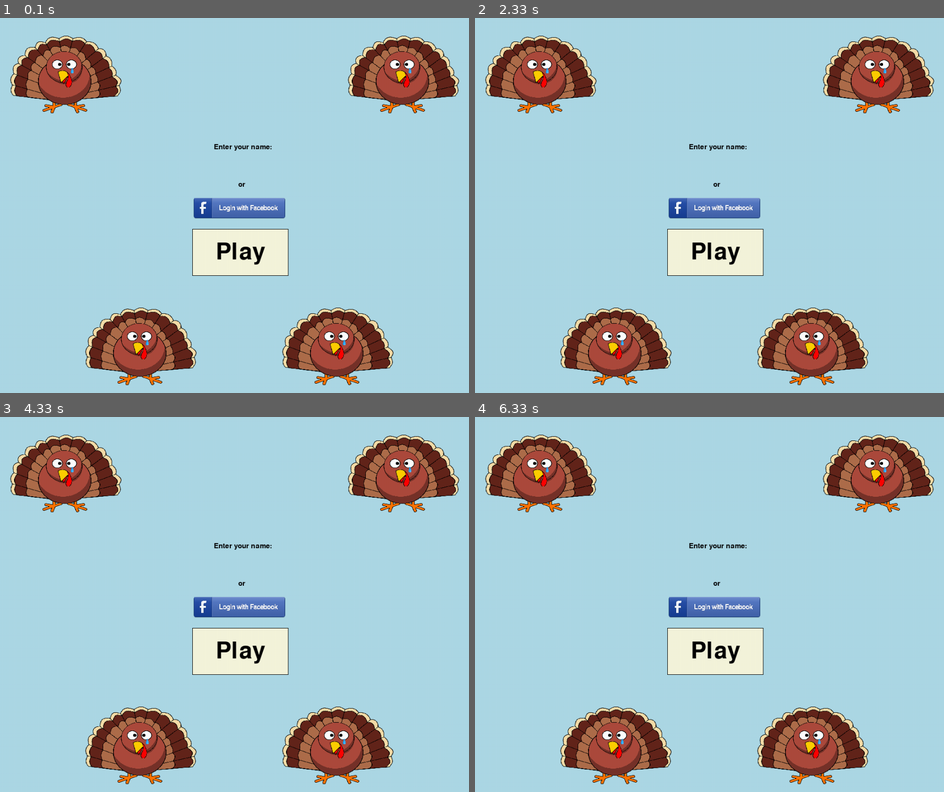
Above: before the commit, frames 1-4 (two rows, left to right).
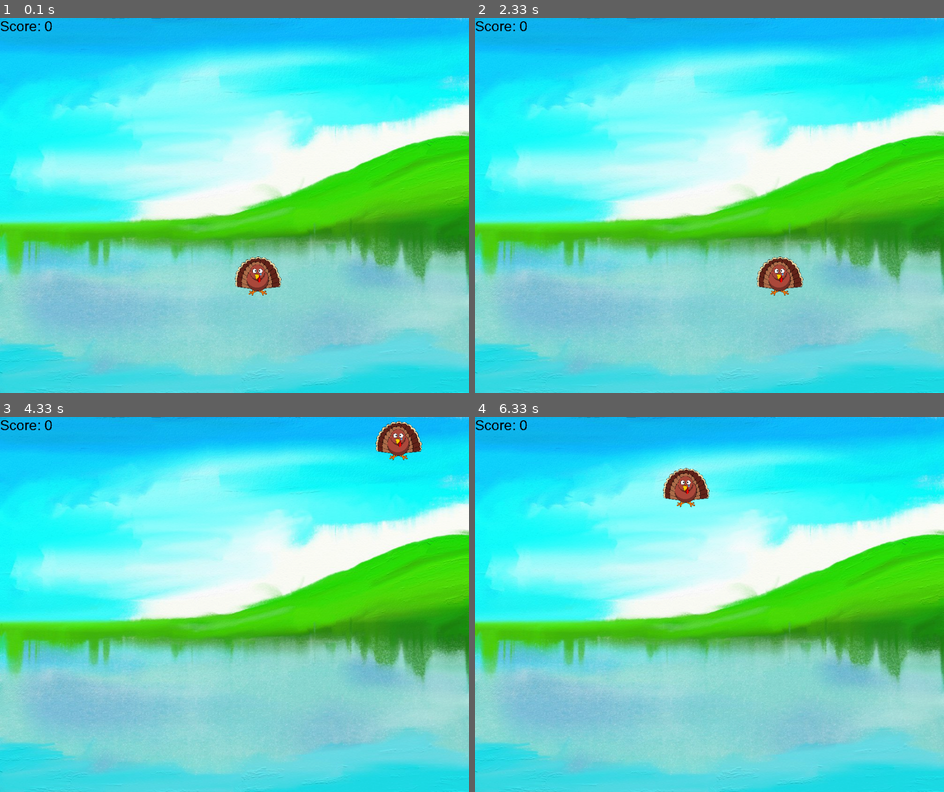
Above: after the commit, the same moments.

Repository: Utsal20/Turkills-Hackathon
Game: pygame game, started from z_like_main_main_file.py
Two runs of this game, one before a commit and one after it. Both use one fixed random seed, a clock stepped at 60 frames per second and the inputs below.
Inputs (mouse positions are in pixels of both pictures, inside the frame that each line leads up to):
- Up to frame 1 (0.1 s): no input
- Up to frame 2 (2.33 s): click (709, 205) at 0.38 s
- Up to frame 3 (4.33 s): no input
- Up to frame 4 (6.33 s): no input

The runs differ from the first frame. In frame 1, 96% of the frame differs, in the area x 0-100%, y 0-100%; in frame 2, 96%; in frame 3, 96%; in frame 4, 96%.

Commit message:
savescore added to playgame() guruuuuu

Diff:
--- a/highscores.txt
+++ b/highscores.txt
@@ -11,3 +11,20 @@
 name - 0
 name - 0
 name - 0
+name - 0
+name - 0
+name - 0
+name - 0
+name - 0
+name - 0
+name - 0
+name - 0
+name - 0
+name - 0
+name - 0
+name - 0
+name - 0
+name - 0
+name - 0
+name - 0
+name 2800
--- a/turkeykiller.py
+++ b/turkeykiller.py
@@ -9,6 +9,7 @@
 import os
 import random
 import time
+from pygame import mixer
 
 #initialize screen
 pygame.init()
@@ -50,6 +51,10 @@
         #for i in turkey_list:
                 #screen.blit(turkey, i)
 
+#turkey sounds
+mixer.init()
+mixer.music.load('turkeysound2.wav')
+
 def new_turkey():
         return int(random.randint(0,1000)/100)*100,int(random.randint(0,800)/100)*100
 
@@ -57,18 +62,32 @@
 def turkey_killed_or_not(mouse_pos):
         global turkey_list
         global time1
+        global time_level
         pos=(0,0)
         pos = int((mouse_pos[0])/100)*100,int((mouse_pos[1])/100)*100
         print('pos: ',pos)
         if pos == turkey_list:
                 update_score(200)
+                if mixer.music.get_busy():
+                        mixer.music.stop()
+                        print('sound stoppped')
+                mixer.music.play()
+                time_level = time_level * 0.9;
+                print('timelevel: ',time_level)
+                print('turkey killed')
+                print('sound played')
                 turkey_list = new_turkey()
                 time1 = time.time()
 
+#save score to file
+def save_score(score):
+        with open('highscores.txt','a') as filehandler:
+                filehandler.writelines('name '+str(score)+'\n')
+        print('highscore saved: ','name ',score)
 
 mouse_pos = (0,0)
 time1 = time.time()
-time_level = 2
+time_level = 2.0
 
 timer = time.time()
 
@@ -94,6 +113,7 @@
                 if time.time()-timer>30:
                         done = True
 
+
                 screen.blit(bg, (0,0))
                 update_score(0)
                 show_turkeys()
@@ -101,12 +121,7 @@
                 pygame.display.flip()
                 #os.clock.tick(60)
 
-#save score to file
-def save_score(score):
-        with open('highscores.txt','a') as filehandler:
-                filehandler.writelines('name'+' - '+str(score)+'\n')
-        print('highscore saved')
-save_score(score)
+        save_score(score)
 
 
 if __name__=='__main__':
--- a/z_like_main_main_file.py
+++ b/z_like_main_main_file.py
@@ -1,7 +1,7 @@
 from Turckeys import startscreen
 from turkeykiller import playgame
 
-startscreen()
+#startscreen()
 
 playgame()
 print('done')
Not shown, added: turkeysound.wav
Not shown, added: turkeysound2.wav
